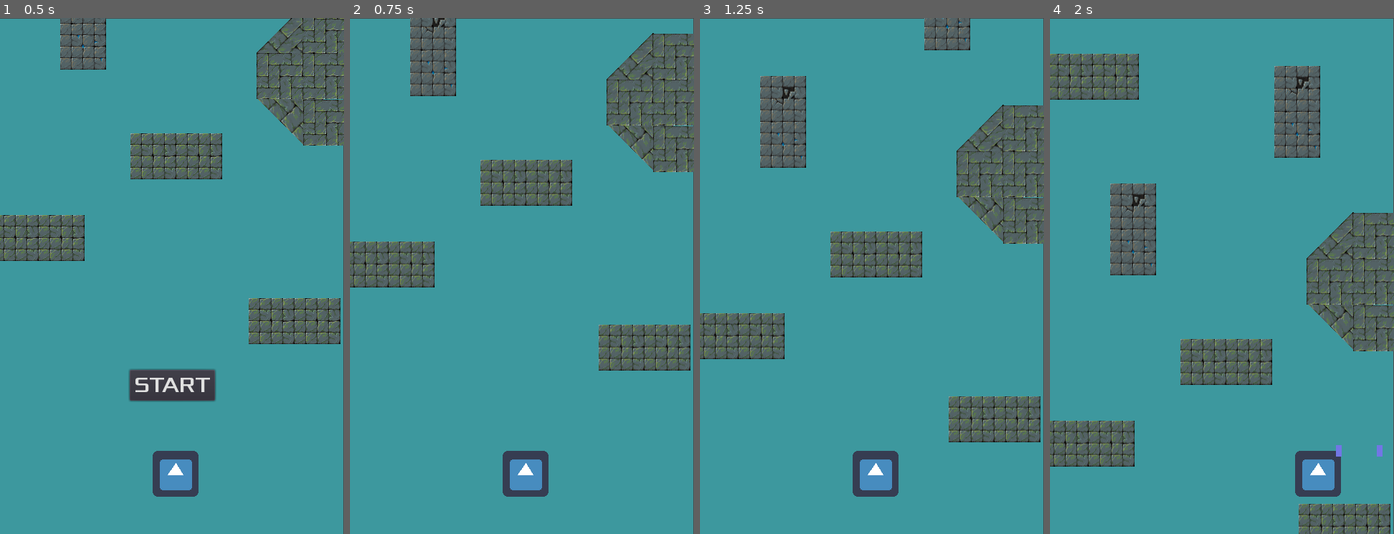
Above: before the commit, frames 1-4 (left to right).
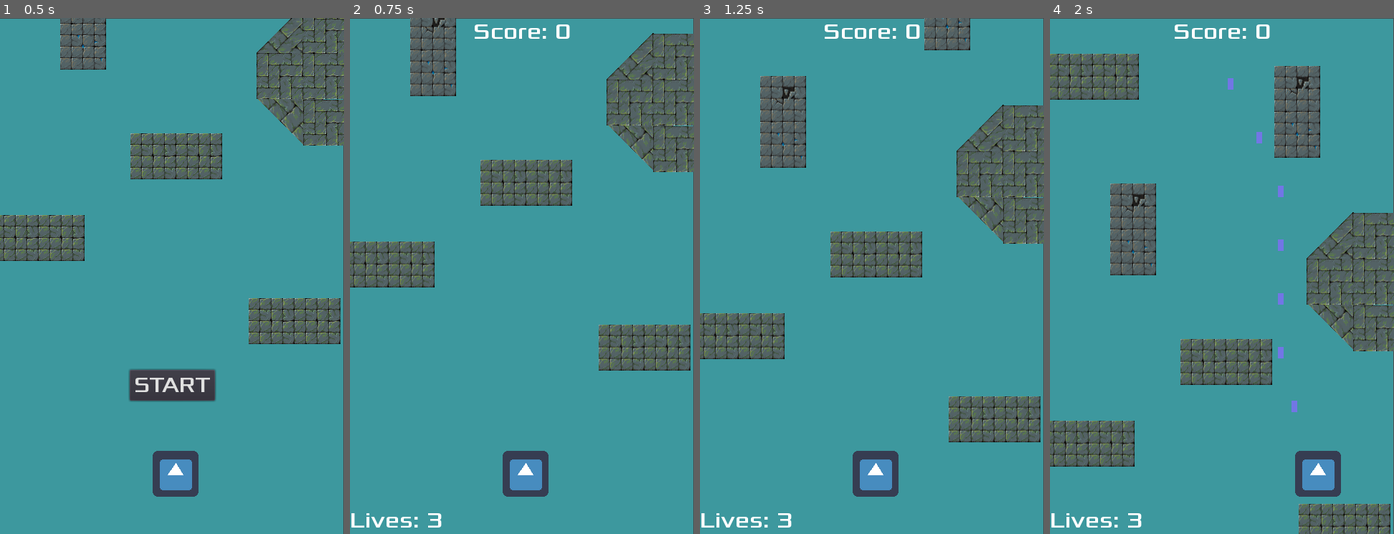
Above: after the commit, the same moments.

Repository: Harrison-Winters/Jet-Pack-Escape
Game: Godot game, scene res://Stage1.tscn
Two runs of this game, one before a commit and one after it. Both use one fixed random seed, a clock stepped at 60 frames per second and the inputs below. The engine's default icon, where the game draws it, is replaced by a stand-in: a white triangle on a blue panel in a dark square.
Inputs:
- Up to frame 1 (0.5 s): no input
- Up to frame 2 (0.75 s): click "START" at 0.5 s
- Up to frame 3 (1.25 s): no input
- Up to frame 4 (2 s): hold Right (ui_right) from 1.28 s (still down); hold Z (shoot) from 1.28 s (still down)

Frame 1 is identical in both runs. In frame 2, 0.6% of the frame differs, in the area x 0-64%, y 1-99%; in frame 3, 0.6%; in frame 4, 0.9%, in the area x 0-97%, y 1-99%.

Commit message:
HUD Score/Lives Reimplemented

Diff:
--- a/Jetpack Escape/HUD.gd
+++ b/Jetpack Escape/HUD.gd
@@ -7,10 +7,18 @@
 func _ready():
 	pass
 
+func update_lives(lifeCount):
+	#print("updating lives: " + str(lifeCount))
+	$LifeCounter.text = "Lives: " + str(lifeCount)
+
+func update_score(score):
+	#print("updating score: " + str(score))
+	$ScoreCounter.text = "Score: " + str(score)
 
 func show_game_over():
 	$GameOverText.show()
 	$RestartPauseTimer.start()
+	$LifeCounter.hide()
 	yield($RestartPauseTimer, "timeout")
 	$StartButton.show()
 	emit_signal("restart_game")
@@ -18,6 +26,8 @@
 #
 func _on_StartButton_pressed():
 	$StartButton.hide()
+	$ScoreCounter.show()
+	$LifeCounter.show()
 	emit_signal("start_game")
 
 func _on_Part1_win():
--- a/Jetpack Escape/HUD.tscn
+++ b/Jetpack Escape/HUD.tscn
@@ -13,6 +13,14 @@
 
 [sub_resource type="DynamicFont" id=3]
 size = 60
+font_data = ExtResource( 1 )
+
+[sub_resource type="DynamicFont" id=4]
+size = 31
+font_data = ExtResource( 1 )
+
+[sub_resource type="DynamicFont" id=5]
+size = 31
 font_data = ExtResource( 1 )
 
 [node name="HUD" type="CanvasLayer"]
@@ -62,4 +70,24 @@
 text = "You did it!"
 align = 1
 
+[node name="LifeCounter" type="Label" parent="."]
+visible = false
+anchor_top = 1.0
+anchor_bottom = 1.0
+margin_top = -38.0
+margin_right = 121.0
+custom_fonts/font = SubResource( 4 )
+text = "LIVES: "
+
+[node name="ScoreCounter" type="Label" parent="."]
+visible = false
+anchor_left = 0.5
+anchor_right = 0.5
+margin_left = -69.0
+margin_right = 69.0
+margin_bottom = 38.0
+custom_fonts/font = SubResource( 5 )
+text = "SCORE: "
+align = 1
+
 [connection signal="pressed" from="StartButton" to="." method="_on_StartButton_pressed"]
--- a/Jetpack Escape/Stage1.gd
+++ b/Jetpack Escape/Stage1.gd
@@ -1,14 +1,18 @@
 extends Node2D
+
+var lives
+var score
 
 
 func _ready():
 #	$HUD/StartButton.show()\
 	var y = yield($HUD, "start_game")
+	lives = 3
+	score = 0
+	$HUD.update_lives(lives)
+	$HUD.update_score(score)
 #	get_tree().call_group("ObstacleGroup", "update_velocity")
 	$Part1._on_start_click_blocks_move();
-
-
-
 
 
 func _process(delta):
--- a/Jetpack Escape/bullet.gd
+++ b/Jetpack Escape/bullet.gd
@@ -15,7 +15,7 @@
 # Called every frame. 'delta' is the elapsed time since the previous frame.
 func _physics_process(delta):
 	var velocity = Vector2.UP.rotated(angle) * speed
-	position += transform.x * speed * delta
+	position += velocity * delta
 
 #TODO destroy bullet on collision with enemy/obstacle
 func _on_Bullet_body_entered(body):
--- a/Jetpack Escape/enemy_bullet.gd
+++ b/Jetpack Escape/enemy_bullet.gd
@@ -5,6 +5,7 @@
 # Called when the node enters the scene tree for the first time.
 func _ready():
 	angle = PI
+	speed = 300.0
 	#pass # Replace with function body.
 
 
Not shown, changed: Jetpack Escape/.mono/metadata/ide_messaging_meta.txt
Not shown: 1 places in Jetpack Escape/HUD.tscn that only renumber resources
